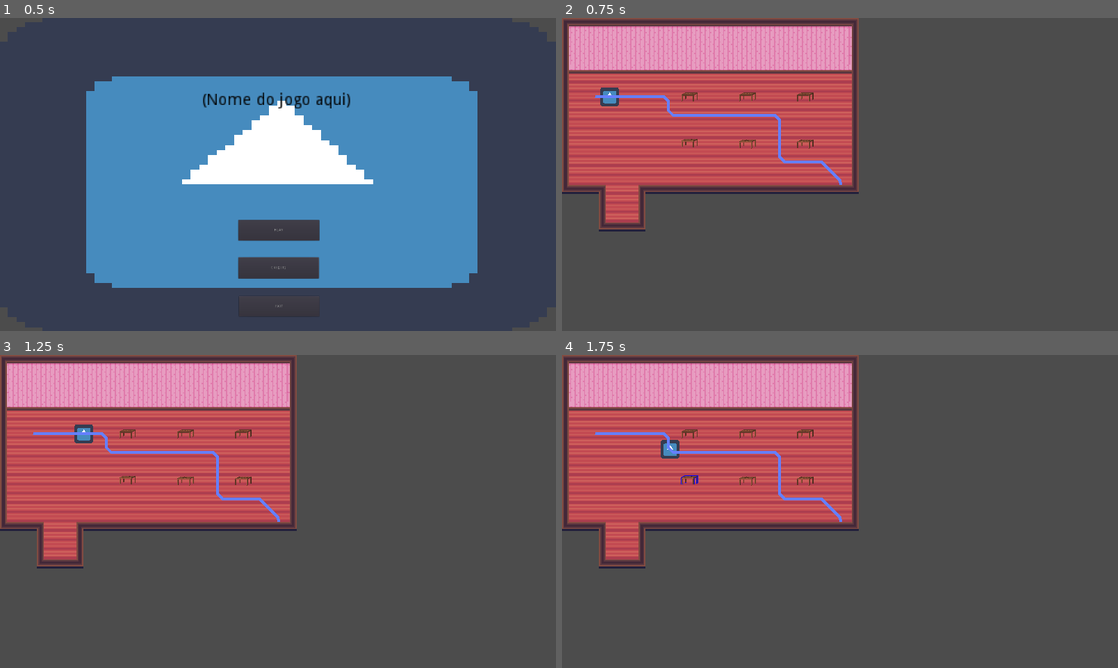
Above: before the commit, frames 1-4 (two rows, left to right).
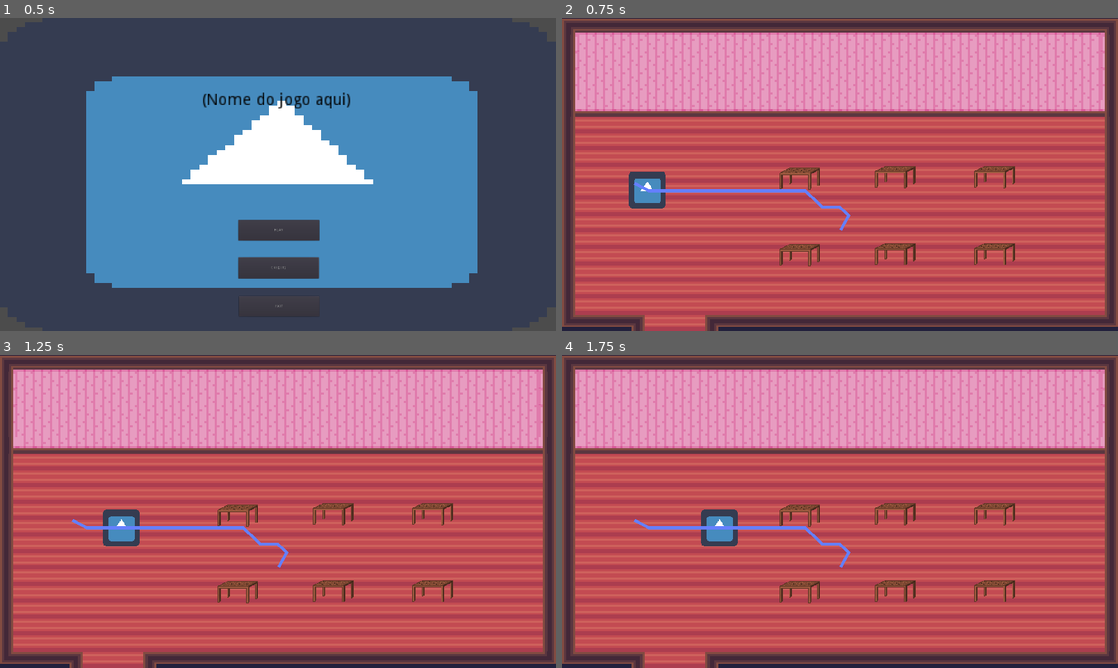
Above: after the commit, the same moments.

Repository: GamuxUnicamp/HLG-Jam-2
Game: Godot game, scene res://scenes/MainMenu.tscn
Same seed, same stepped clock (60 frames per second), same inputs: the game is played once before the commit and once after it. The engine's default icon, where the game draws it, is replaced by a stand-in: a white triangle on a blue panel in a dark square.
Inputs (mouse positions are in pixels of both pictures, inside the frame that each line leads up to):
- Up to frame 1 (0.5 s): no input
- Up to frame 2 (0.75 s): click "PLAY" at 0.5 s
- Up to frame 3 (1.25 s): no input
- Up to frame 4 (1.75 s): move the mouse to (689, 480) at 1.27 s; click (689, 480) at 1.35 s

Frame 1 is identical in both runs. In frame 2, 82% of the frame differs, in the area x 0-100%, y 0-100%; in frame 3, 82%; in frame 4, 82%.

Commit message:
Game resolution fixed

Diff:
--- a/scenes/Customer.tscn
+++ b/scenes/Customer.tscn
@@ -8,6 +8,7 @@
 extents = Vector2( 32, 32 )
 
 [node name="Customer" type="Area2D"]
+scale = Vector2( 2, 2 )
 script = ExtResource( 1 )
 
 [node name="Collision" type="CollisionShape2D" parent="."]
--- a/scenes/Player.tscn
+++ b/scenes/Player.tscn
@@ -43,6 +43,7 @@
 [node name="Player" type="Node2D" groups=[
 "player",
 ]]
+scale = Vector2( 2, 2 )
 script = ExtResource( 1 )
 
 [node name="Sprite" type="Sprite" parent="."]
--- a/scenes/Restaurant.tscn
+++ b/scenes/Restaurant.tscn
@@ -13,34 +13,35 @@
 [node name="Navigation" type="Navigation2D" parent="."]
 
 [node name="TileMap" type="TileMap" parent="Navigation"]
+scale = Vector2( 1.875, 1.775 )
 tile_set = ExtResource( 2 )
 cell_size = Vector2( 32, 32 )
 format = 1
 tile_data = PoolIntArray( 0, 536870920, 0, 1, 0, 0, 2, 0, 0, 3, 0, 0, 4, 0, 0, 5, 0, 0, 6, 0, 0, 7, 0, 0, 8, 0, 0, 9, 0 …(7211 unchanged characters)…
 
 [node name="Player" parent="." instance=ExtResource( 3 )]
-position = Vector2( 114.292, 270.78 )
+position = Vector2( 250, 570 )
 
 [node name="Tables" type="Node" parent="."]
 script = ExtResource( 4 )
 
 [node name="Table_1" parent="Tables" instance=ExtResource( 5 )]
-position = Vector2( 440, 430 )
+position = Vector2( 820, 813.096 )
 
 [node name="Table_2" parent="Tables" instance=ExtResource( 5 )]
-position = Vector2( 440, 270.84 )
+position = Vector2( 820, 550 )
 
 [node name="Table_3" parent="Tables" instance=ExtResource( 5 )]
-position = Vector2( 640, 432.84 )
+position = Vector2( 1150, 810 )
 
 [node name="Table_4" parent="Tables" instance=ExtResource( 5 )]
-position = Vector2( 640, 270.84 )
+position = Vector2( 1150, 544.064 )
 
 [node name="Table_5" parent="Tables" instance=ExtResource( 5 )]
-position = Vector2( 840, 432.84 )
+position = Vector2( 1492.7, 810 )
 
 [node name="Table_6" parent="Tables" instance=ExtResource( 5 )]
-position = Vector2( 840, 270.84 )
+position = Vector2( 1492.7, 544.063 )
 
 [node name="Path" type="Line2D" parent="."]
 texture_mode = 91
--- a/scenes/Table.tscn
+++ b/scenes/Table.tscn
@@ -43,6 +43,7 @@
 [node name="Table" type="Area2D" groups=[
 "table",
 ]]
+scale = Vector2( 2.5, 2.5 )
 script = ExtResource( 1 )
 
 [node name="Collision" type="CollisionShape2D" parent="."]
